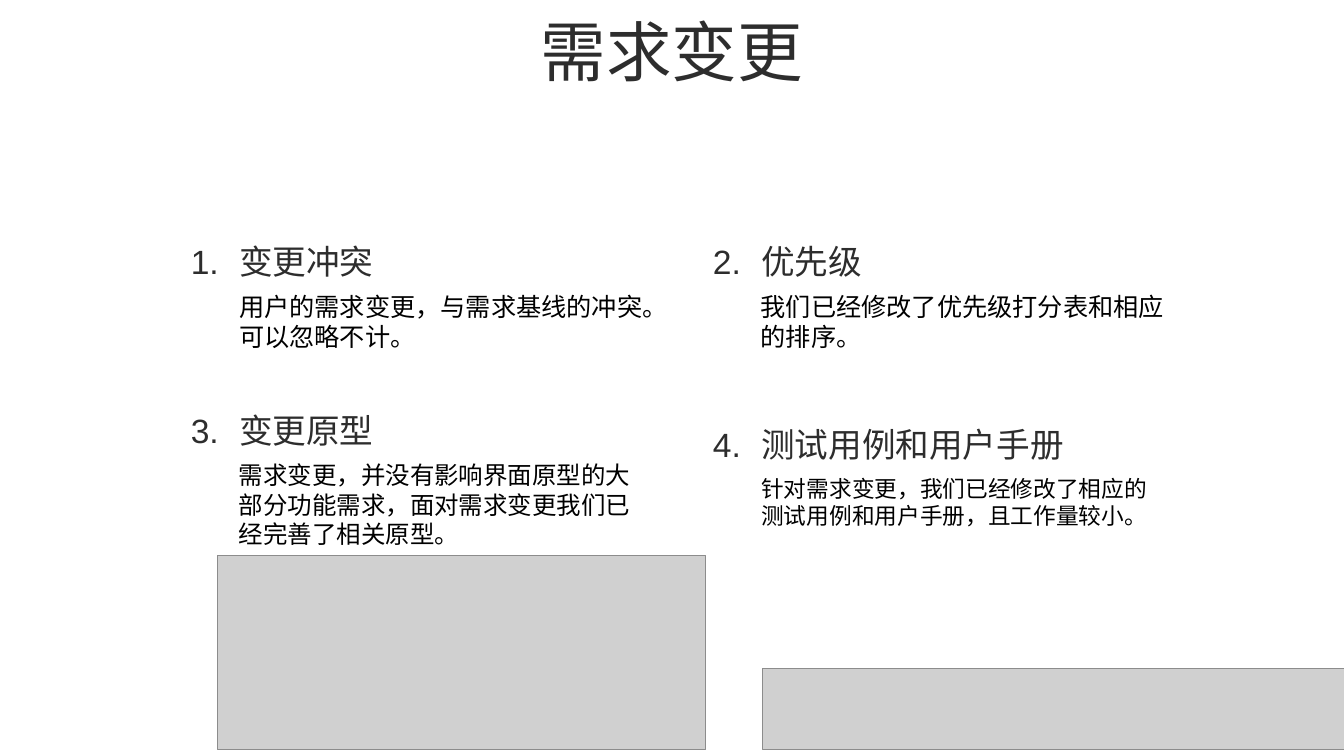
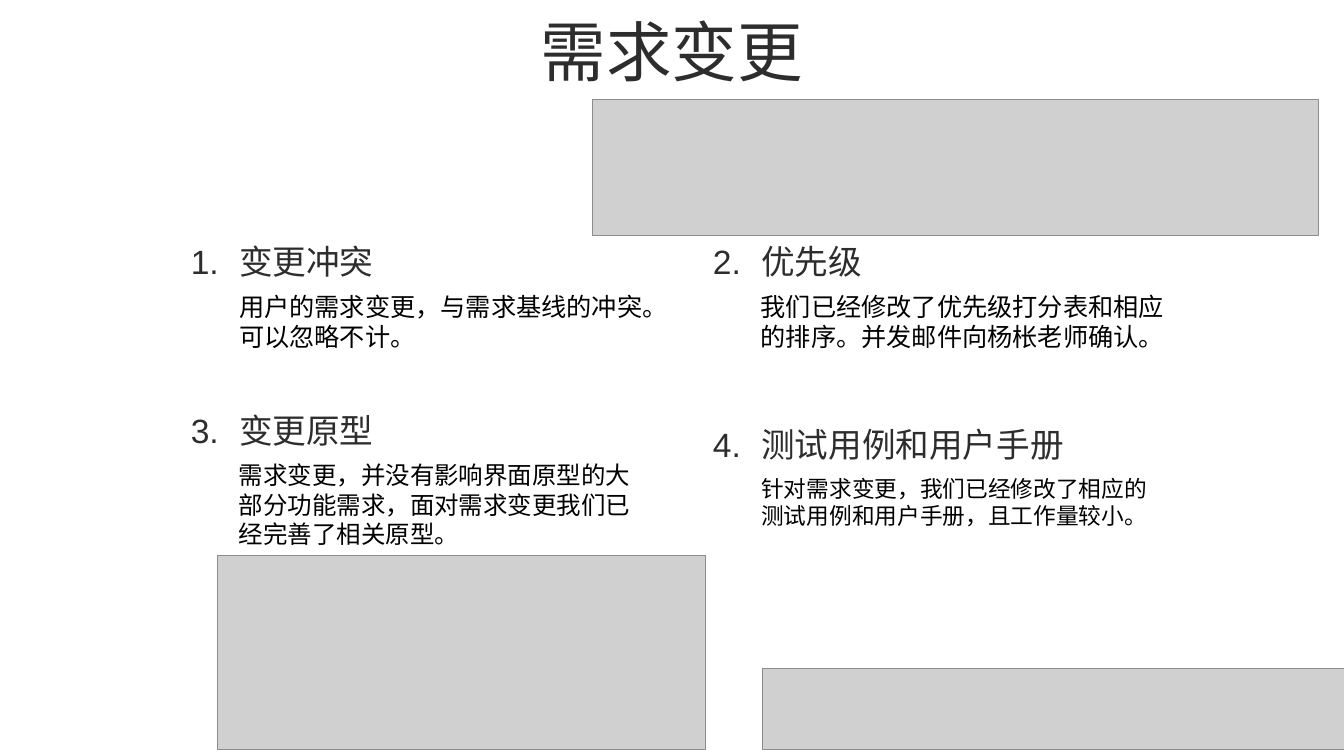
Before and after one commit to PRD-G17/PRD-G17-teamwork, a slide deck: slide 12 of 10后期文档/需求变更评审.pptx (slide 10 before the commit). Drawn at 1344x756 pixels with LibreOffice and Linux fonts; fonts in the diff are those of the drawing; grey boxes stand for pictures. Boxes give left, top, right and bottom in pixels: in the first picture for what was removed or moved away, otherwise in the second. Text is boxed around its words. In the diff, an @@ line names an element or a change of style, - is before the commit and + after.

```diff
--- a/10后期文档/需求变更评审.pptx
+++ b/10后期文档/需求变更评审.pptx
@@ picture added at [593,99,1319,235] @@
@@ text at [761,294,1164,348]: text changed @@
-我们已经修改了优先级打分表和相应的排序。
+我们已经修改了优先级打分表和相应的排序。并发邮件向杨枨老师确认。
```
Also in this commit, not shown: 1 other slide changed, 2 slides added.
